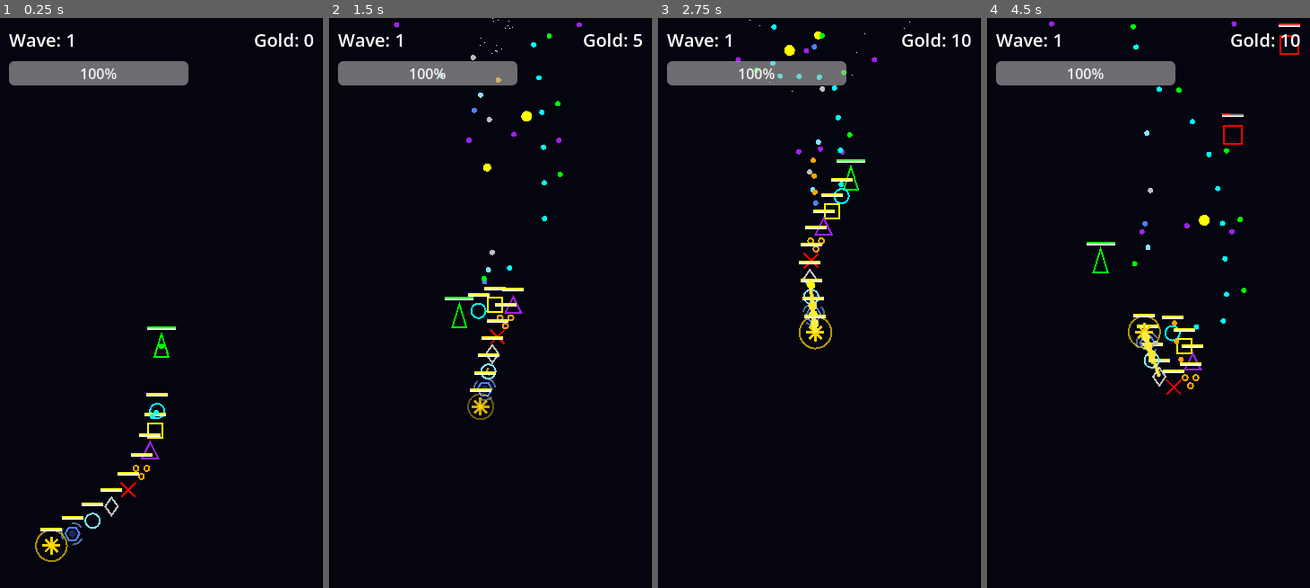
Above: before the commit, frames 1-4 (left to right).
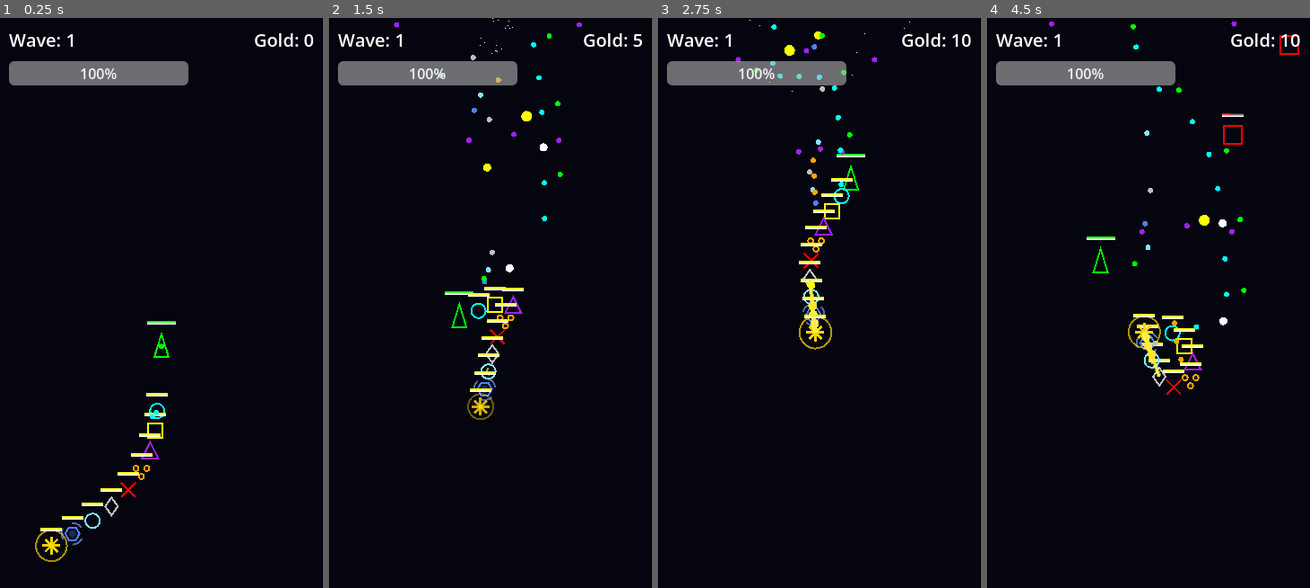
Above: after the commit, the same moments.

Repository: PPG11/NeonFormation
Game: Godot game, scene res://scenes/Main.tscn
Same seed, same stepped clock (60 frames per second), same inputs: the game is played once before the commit and once after it.
Inputs (mouse positions are in pixels of both pictures, inside the frame that each line leads up to):
- Up to frame 1 (0.25 s): no input
- Up to frame 2 (1.5 s): move the mouse to (561, 274) at 0.52 s; move the mouse to (425, 337) at 1.27 s
- Up to frame 3 (2.75 s): move the mouse to (851, 177) at 2.02 s
- Up to frame 4 (4.5 s): move the mouse to (1132, 422) at 2.77 s; move the mouse to (1245, 394) at 3.52 s; move the mouse to (1051, 217) at 4.27 s

The runs differ from the first frame. In frame 1, 0.1% of the frame differs, in the area x 45-55%, y 53-55%; in frame 2, 0.2%; in frame 3, 0.1%; in frame 4, 0.2%, in the area x 30-97%, y 0-54%.

Commit message:
Implement Alpha Version upgrade: Difficulty, Economy, Merge, Boss, UI.
- Difficulty: Increased enemy HP exponent to 1.25, speed exponent to 1.05.
- Balance: Added Striker Critical Hit mechanic (20% chance, 2x damage).
- Economy: Added strict `gold < cost` check in Main.gd to prevent exploits.
- Merge: Rewrote `_add_body_internal` in Player.gd to support 3-unit merging with order preservation.
- Boss: Tweaked AI parameters (strafe speed, target Y) and UI (global HP bar).
- Visuals: Updated SnakeBody scaling and color for leveled units. Updated Enemy HP bar visibility.

Co-authored-by: PPG11 <38418801+PPG11@users.noreply.github.com>

Diff:
--- a/scripts/GameBalance.gd
+++ b/scripts/GameBalance.gd
@@ -11,6 +11,8 @@
 @export var unit_price: int = 100
 @export var striker_damage: int = 8
 @export var striker_interval: float = 0.1
+@export var striker_crit_chance: float = 0.2
+@export var striker_crit_multiplier: float = 2.0
 @export var heavy_damage: int = 25
 @export var heavy_interval: float = 1.0
 @export var heavy_scale: float = 2.0
@@ -75,10 +77,10 @@
 @export_group("Enemy")
 @export var enemy_base_hp: int = 60
 @export var enemy_hp_per_wave: int = 15
-@export var enemy_hp_exponent: float = 1.15
+@export var enemy_hp_exponent: float = 1.25
 @export var enemy_base_speed: float = 100.0
 @export var enemy_speed_per_wave: float = 5.0
-@export var enemy_speed_exponent: float = 1.02
+@export var enemy_speed_exponent: float = 1.05
 @export var enemy_bullet_damage: int = 10
 @export var shooter_fire_interval: float = 1.2
 
--- a/scripts/Main.gd
+++ b/scripts/Main.gd
@@ -51,9 +51,10 @@
 
     _boss_hp_bar = ProgressBar.new()
     _boss_hp_bar.visible = false
-    _boss_hp_bar.size = Vector2(240, 20)
-    _boss_hp_bar.position = Vector2(60, 80)
-    _boss_hp_bar.modulate = Color.RED
+    _boss_hp_bar.size = Vector2(400, 30)
+    # Center the bar: (480 - 400) / 2 = 40
+    _boss_hp_bar.position = Vector2(40, 50)
+    _boss_hp_bar.modulate = Color.DARK_RED
     $CanvasLayer.add_child(_boss_hp_bar)
 
     _spawn_timer = Timer.new()
@@ -127,6 +128,7 @@
     _spawn_timer.start()
 
 func _spawn_boss_wave() -> void:
+    print("Spawning Boss Wave!")
     if BossScene == null: return
     var boss = BossScene.instantiate()
     var hp = balance.boss_base_hp + ((current_wave / 5) * balance.boss_hp_per_wave)
@@ -164,6 +166,11 @@
 
 func _on_item_purchased(unit_type: int, cost: int) -> void:
     # 商店已经扣除了金币，这里只需要同步并添加单位
+    if gold < cost:
+        print("Error: Insufficient gold for purchase! Needed:", cost, " Have:", gold)
+        return
+
+    print("Item purchased. Deducting gold: ", cost, " Current gold: ", gold)
     gold -= cost
     _update_ui()
     if _player != null and _player.has_method("add_body"):
--- a/scripts/entities/Boss.gd
+++ b/scripts/entities/Boss.gd
@@ -15,8 +15,8 @@
 var _state_timer: Timer
 var _shoot_timer: Timer
 var _strafe_dir: int = 1
-var target_y: float = 100.0
-var strafe_speed: float = 150.0
+var target_y: float = 120.0
+var strafe_speed: float = 180.0
 var dash_speed: float = 600.0
 var current_state: State = State.ENTERING
 var _did_emit: bool = false
@@ -84,6 +84,8 @@
     _hp_bar.position = Vector2(-50, -60)
     _hp_bar.max_value = max_hp
     _hp_bar.value = current_hp
+    # Use global HP bar instead
+    _hp_bar.visible = false
     add_child(_hp_bar)
 
 func _setup_particles() -> void:
--- a/scripts/entities/Enemy.gd
+++ b/scripts/entities/Enemy.gd
@@ -74,6 +74,7 @@
     _hp_bar.position = Vector2(-12, -24)
     _hp_bar.max_value = max_hp
     _hp_bar.value = current_hp
+    _hp_bar.visible = false
     add_child(_hp_bar)
 
 func _process(delta: float) -> void:
@@ -137,6 +138,7 @@
     current_hp -= amount
     if _hp_bar:
         _hp_bar.value = current_hp
+        _hp_bar.visible = true
     modulate = Color.RED
     var tween := create_tween()
     tween.tween_property(self, "modulate", _base_modulate, 0.1)
--- a/scripts/entities/Player.gd
+++ b/scripts/entities/Player.gd
@@ -64,7 +64,7 @@
 
     _hp_bar.texture_under = tex_under
     _hp_bar.texture_progress = tex_prog
-    _hp_bar.position = Vector2(-16, -24)
+    _hp_bar.position = Vector2(-16, -30)
     add_child(_hp_bar)
     _update_floating_hp()
 
@@ -163,7 +163,7 @@
 func add_body(unit_type: int) -> void:
     _add_body_internal(unit_type, 1)
 
-func _add_body_internal(unit_type: int, level: int) -> void:
+func _add_body_internal(unit_type: int, level: int, insert_index: int = -1) -> void:
     var matching_indices = []
     for i in range(body_parts.size()):
         var part = body_parts[i]
@@ -173,15 +173,27 @@
                 break
 
     if matching_indices.size() == 2:
+        # Found 2 matches + 1 new = 3. Merge!
         matching_indices.sort()
-        matching_indices.reverse()
-        for idx in matching_indices:
-            var part = body_parts[idx]
-            body_parts.remove_at(idx)
-            part.queue_free()
-
-        _refresh_body_targets()
-        _add_body_internal(unit_type, level + 1)
+
+        var first_idx = matching_indices[0]
+        var second_idx = matching_indices[1]
+
+        # Determine insert index: Use the lowest index of the merged units
+        var new_insert_idx = first_idx
+        if insert_index != -1:
+            new_insert_idx = min(new_insert_idx, insert_index)
+
+        # Remove matches (remove higher index first to preserve lower index)
+        var part2 = body_parts[second_idx]
+        body_parts.remove_at(second_idx)
+        part2.queue_free()
+
+        var part1 = body_parts[first_idx]
+        body_parts.remove_at(first_idx)
+        part1.queue_free()
+
+        _add_body_internal(unit_type, level + 1, new_insert_idx)
         return
 
     if body_scene == null:
@@ -189,17 +201,29 @@
     var body := body_scene.instantiate() as Node2D
     if body == null:
         return
-    var target: Node2D = self if body_parts.is_empty() else body_parts.back()
+
     body.set("unit_type", unit_type)
     body.set("level", level)
-    body.set("target", target)
+
     get_tree().current_scene.add_child(body)
     body.tree_exited.connect(_on_body_exited.bind(body))
-    var offset := body.get("follow_offset") as Vector2
-    if offset == null:
-        offset = Vector2.ZERO
-    body.global_position = target.global_transform * offset
-    body_parts.append(body)
+
+    # Insert at correct position
+    if insert_index != -1 and insert_index <= body_parts.size():
+        body_parts.insert(insert_index, body)
+    else:
+        body_parts.append(body)
+
+    _refresh_body_targets()
+
+    # Set initial position based on target
+    var target = body.get("target")
+    if target:
+        var offset := body.get("follow_offset") as Vector2
+        if offset == null:
+            offset = Vector2.ZERO
+        body.global_position = target.global_transform * offset
+
     recalculate_synergies()
 
 func _on_body_exited(body: Node) -> void:
--- a/scripts/entities/SnakeBody.gd
+++ b/scripts/entities/SnakeBody.gd
@@ -309,12 +309,24 @@
     var bullet := BulletScene.instantiate() as Area2D
     if bullet == null:
         return
-    bullet.set("color", bullet_color)
-    bullet.set("damage", int(damage * _damage_mult))
+
+    var final_damage = damage
+    var final_scale = scale_factor
+    var final_color = bullet_color
+
+    # Critical Hit Logic for Striker
+    if unit_type == ClassType.STRIKER:
+        if randf() < balance.striker_crit_chance:
+            final_damage = int(damage * balance.striker_crit_multiplier)
+            final_scale = scale_factor * 1.5
+            final_color = Color.WHITE
+
+    bullet.set("color", final_color)
+    bullet.set("damage", int(final_damage * _damage_mult))
     bullet.set("is_enemy_bullet", false)
     bullet.global_position = global_position
     bullet.rotation = deg_to_rad(angle_deg)
-    bullet.scale = Vector2.ONE * scale_factor * _size_mult
+    bullet.scale = Vector2.ONE * final_scale * _size_mult
     get_tree().current_scene.add_child(bullet)
 
 func _get_shoot_interval() -> float:
@@ -392,9 +404,10 @@
     var level_mult = pow(2.0, level - 1)
     _damage_mult *= level_mult
 
-    scale = Vector2.ONE * (1.0 + (level - 1) * 0.3)
+    # Visual distinction for leveled units
+    scale = Vector2.ONE * (1.0 + (level - 1) * 0.4)
     if level > 1:
-        modulate = Color(1.5, 1.5, 1.5)
+        modulate = Color(1.2, 1.2, 1.2)
     else:
         modulate = Color.WHITE
 
